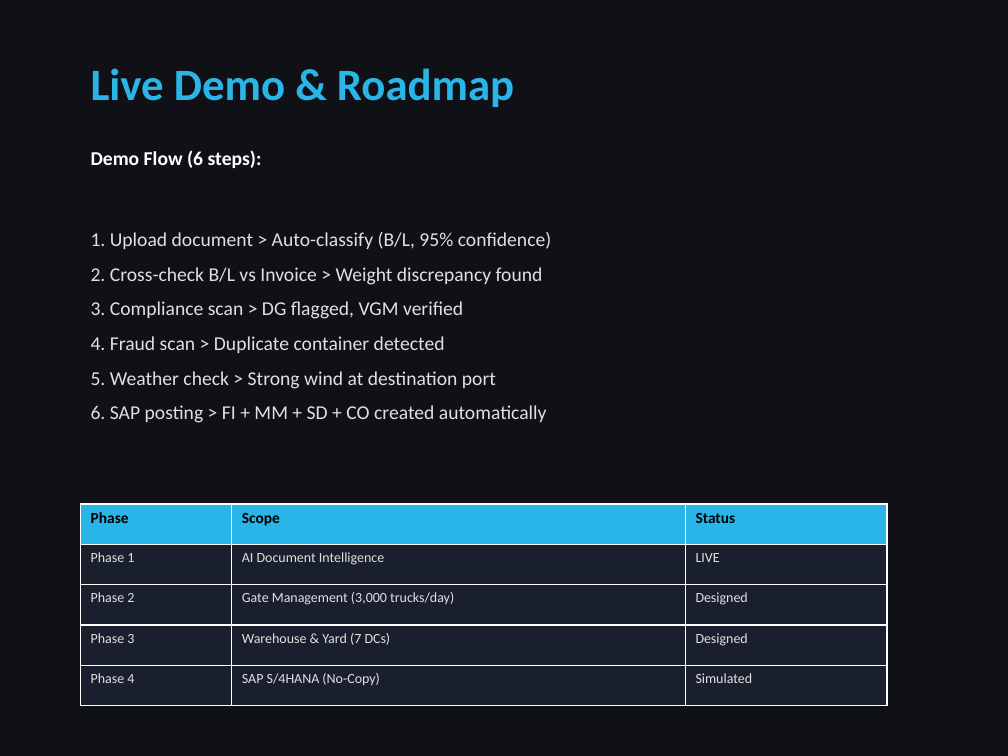
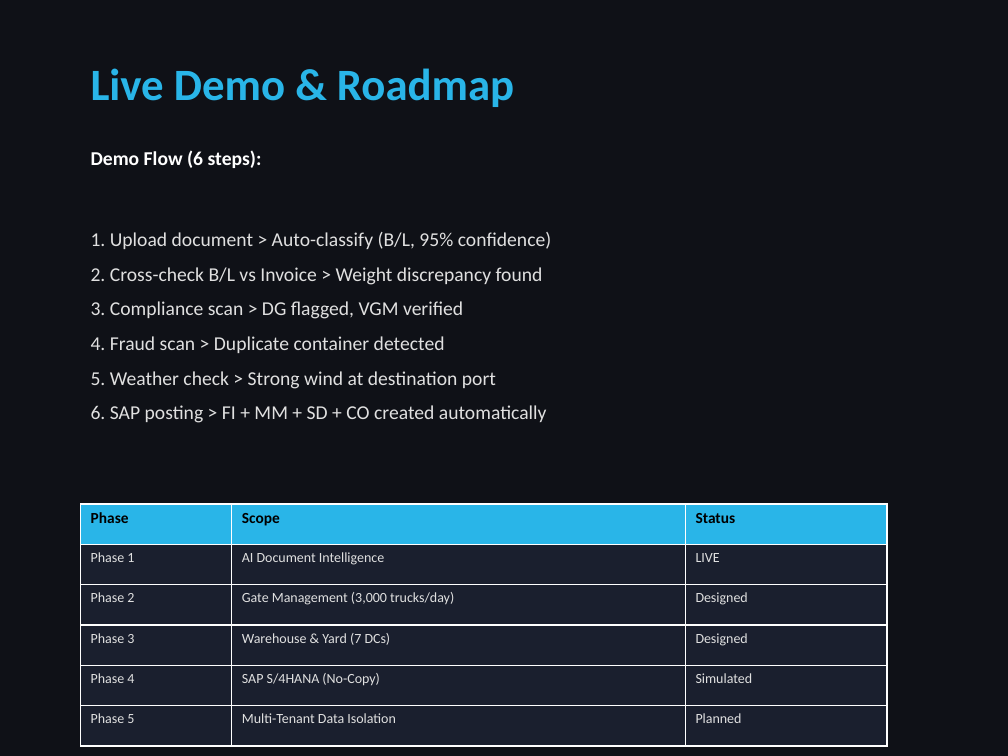
Before and after one commit to hoachauphuoc/vf-logistics-seaport, a slide deck: slide 17 of VF_Logistics_Presentation.pptx (slide 16 before the commit). Drawn at 1008x756 pixels with LibreOffice and Linux fonts; fonts in the diff are those of the drawing. Boxes give left, top, right and bottom in pixels: in the first picture for what was removed or moved away, otherwise in the second. Text is boxed around its words. In the diff, an @@ line names an element or a change of style, - is before the commit and + after.

Commit message:
Final hackathon submission: AI Auto-Explain, OCR demo, Email Notifications, Dynamic Tables, Batch SPs, data-grounded AI Chat, 10 Tasks, CSV export, i18n, security hardening. 27 SPs, 8 UDFs, 3 DTs, 10 Tasks. Built 100%% with CoCo CLI.

```diff
--- a/VF_Logistics_Presentation.pptx
+++ b/VF_Logistics_Presentation.pptx
@@ table at <box>81,504,887,746</box> @@
+row 6: Phase 5 | Multi-Tenant Data Isolation | Planned
```
Also in this commit, not shown: 2 other slides changed, 3 slides added, 2 slides removed, 55 other files.
